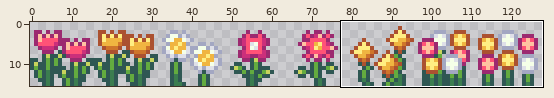
A sprite sheet gets an edit: tilesets4/FGColorfulFlowers.png. The picture above shows the old version from afar; the outline marks the close-up.
Close-up. Before:
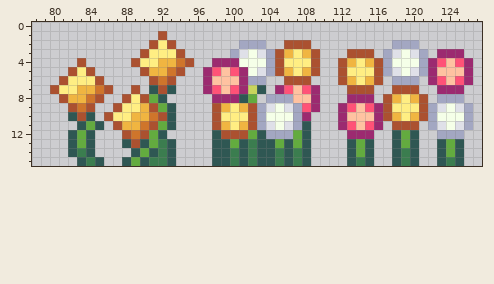
The file is 128x16 pixels. Shown: x 78..127, y 0..15.
After:
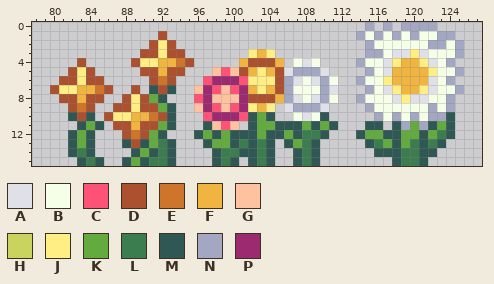
Palette (. is transparent): A #dfe0e8  B #f5ffe8  C #ff5277  D #ab5130  E #cf752b  F #f0b541  G #ffc2a1  H #c8d45d  J #ffee83  K #63ab3f  L #3b7d4f  M #2f5753  N #a3a7c2  P #9c2a70
Edits made:
@@ x 78..127 @@
- 0 ..................................................
- 1 ..............D...................................
- 2 .............DJD.......NNN..DDD.........NNN.......
- 3 ............DJJJD.....NABANDFJFD...DDD.NABAN.PPP..
- 4 .....D.....DJJFFED..PPPBBBNDJJJD..DFJFDNBBBNPCGCP.
- 5 ....DJD.....DFFED..PCGCPBANDFJFD..DJJJDNABANPGGGP.
- 6 ...DJJJD.....DED...PGGGPNN..DDD...DFJFD.NNN.PCGCP.
- 7 ..DJJFFED..D.MDM...PCGCPHM.PCGCP...DDD..DDD..PPP..
- 8 ...DFFED..DJDKM.....PPPMK.NNNGGP...PPP.DFJFD.NNN..
- 9 ....DED..DJJFDKM....DFJFDNABANCP..PCGCPDJJJDNABAN.
-10 ....MDM.DJJFFEDM....DJJJDNBBBNP...PGGGPDFJFDNBBBN.
-11 .....MKM.DFFEDKM....DFJFDNABANM...PCGCP.DDD.NABAN.
-12 ....MKM...DEDKM.....MDDDKMNNNKM....PPP..MKM..NNN..
-13 ....MKM...MDMKLM....MMKMLMMKMKM....MKM..MKM..MKM..
-14 ....MLM....MKMLM....MMLMLMMLMLM....MKM..MLM..MKM..
-15 .....MLM..MKMLLM....MMLMLMMLMLM....MLM..MLM..MLM..
+ 0 .....................................N.N.NNNN.....
+ 1 ..............D.....................NBNBNBNBBNN...
+ 2 .............DJD.....................NBBBBBBNNBN..
+ 3 ............DDJDD.......JFJ..........NNBAAJABBBN..
+ 4 .....D.....DJJFFED.....FDDDF.BAB....NBBAJFFJABN...
+ 5 ....DJD.....DDFDD...GCGDFJFDANNNA....NBAFFFFJBBN..
+ 6 ...DDJDD.....DED...CPPPCJJJDNABANB..NBBJFFFFABN...
+ 7 ..DJJFFED..D.MDM..GPCGCPFJFDNBBBNA...NBAJFFJABBN..
+ 8 ...DDFDD..DJDKM...CPGGGPDDDFNABANB..NBBBAJAABBN...
+ 9 ....DED..DDJDDKM..GPCGCPJFJ.ANNNA....NBBBBBBNBN...
+10 ....MDM.DJJFFEDM...CPPPCMKM..BABM.....NBNBNBNNM...
+11 .....MKM.DDFDDKM...MGCG.MKKMMMKMKM...MM.MNKNMKM...
+12 ....MKM...DEDKM...MKMKMMMKMMKMLLM...MKKMMKKMKLM...
+13 ....MKM...MDMKLM...MKKMLMLM.MKLM.....MLKMKLMLM....
+14 ....MLM....MKMLM....MLLMMLM..MLM......MMMLLMM.....
+15 .....MLM..MKMLLM....MLM.MLM..MLM........MLLM......
Where, in picture pixels (left, top, right, bottom), the same in both close-ups:
changed: (149, 22, 473, 166)
changed: (68, 76, 149, 130)
